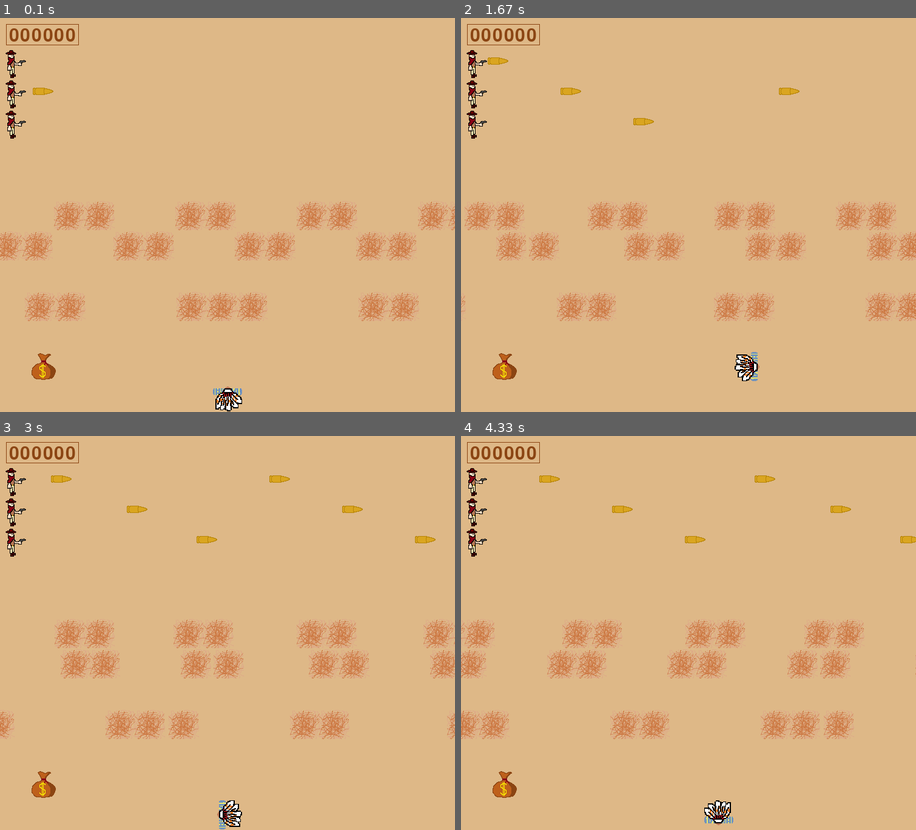
Above: before the commit, frames 1-4 (two rows, left to right).
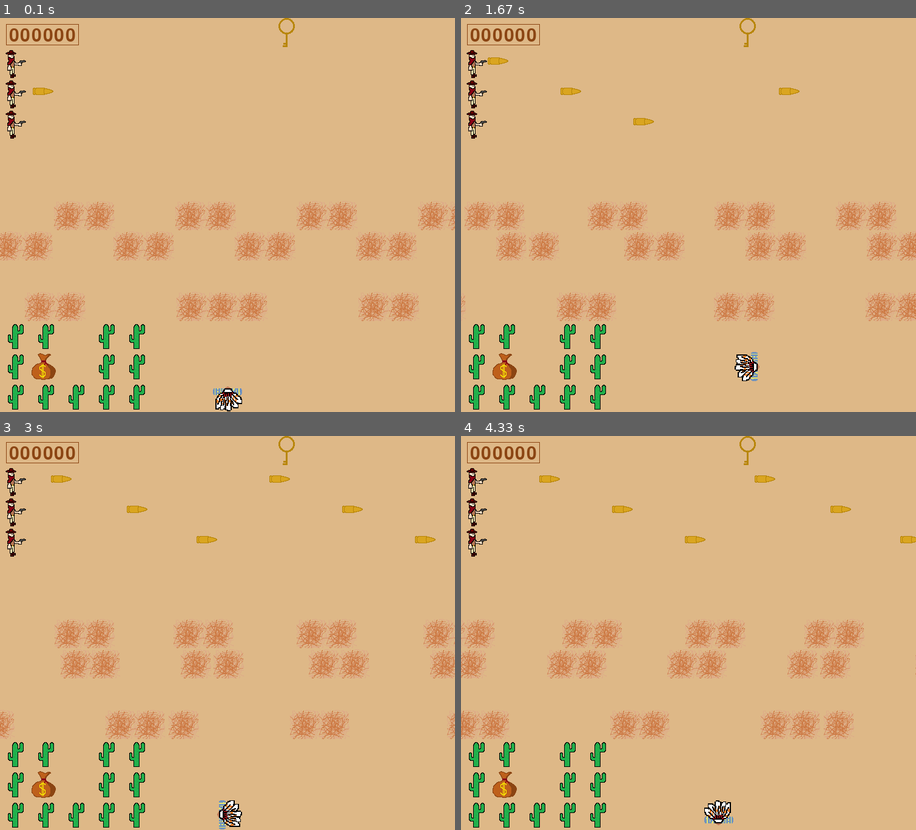
Above: after the commit, the same moments.

Repository: AZEN-SGG/PyGameProject
Game: pygame game, started from MainProgramm.py
Same seed, same stepped clock (60 frames per second), same inputs: the game is played once before the commit and once after it.
Inputs:
- Up to frame 1 (0.1 s): no input
- Up to frame 2 (1.67 s): hold Right 0.33-0.8 s; hold Up 0.83-1.13 s; hold Right 1.17-1.63 s
- Up to frame 3 (3 s): hold Left 1.67-2.2 s; hold Down 2.23-2.53 s; hold Left 2.57-2.97 s
- Up to frame 4 (4.33 s): hold Up 3-3.37 s; hold Right 3.4-4.03 s; hold Down from 4.07 s (still down)

The runs differ from the first frame. In frame 1, 1.5% of the frame differs, in the area x 1-65%, y 0-100%; in frame 2, 1.5%; in frame 3, 1.5%; in frame 4, 1.5%.

Commit message:
Полностью реализовал класс Ключ (Key) Изменил класс Очки (Point)
Теперь при создании объекта очки - можно указать ключ который его включает
Пока не соберёшь ключ деньги не появятся

Создал класс препятствие, но не доделал
Персонаж может в них входить и сразу умирает

Нарисовал ключ, кактус и колючий куст

Diff:
--- a/MainProgramm.py
+++ b/MainProgramm.py
@@ -62,7 +62,10 @@
             sprites[sprite].hide = False
             score.points = '000000'
 
-        if sprites[sprite].type == 'Bullet':  # Пулька
+        elif sprites[sprite].type == 'Key':
+            sprites[sprite].hide = False
+
+        elif sprites[sprite].type == 'Bullet':  # Пулька
             sprites[sprite].delay = sprites[sprite].INITIAL_DELAY
             sprites[sprite].image = white_image
             sprites[sprite].image.set_colorkey('white')
@@ -149,6 +152,9 @@
 
         else:
             self.rect.x -= 50
+
+    def go_into_bush(self):
+        pass
 
 
 class Enemy(pygame.sprite.Sprite):  # Основной класс для врагов
@@ -317,24 +323,44 @@
 class Point(pygame.sprite.Sprite):  # Класс очков которые если взять то оно зачислется
     # При создании объекта класса надо задать координаты, сколько даёт денег,
     # Есть ли ключ (Если да, то указать ключ) и уровень
-    def __init__(self, x, y, money: int = 100, HAVE_KEY=False, level: int = 1):
+    def __init__(self, x, y, money: int = 100, have_key=False, status: int = 1):
         pygame.sprite.Sprite.__init__(self)
-        self.HAVE_KEY = HAVE_KEY
-        self.level = level
+        self.have_key = have_key
         self.hide = False  # Переменная отвечает за показывание картинки
         self.COORDINATS = (x - 25, y - 25)
         self.type = 'Point'  # Задаёт класс
         self.money: int = money
-        self.status = 1
-
-        if level == 1:
-            self.image = point_image
-            self.image.set_colorkey('white')
+        self.status = status
+
+        if self.have_key is not False:
+            self.image = white_image
+            self.image.set_colorkey('white')
+
+        else:
+            if status == 1:
+                self.image = point_image
+                self.image.set_colorkey('white')
+
+            else:
+                self.image = white_image
+                self.image.set_colorkey('white')
 
         self.rect = self.image.get_rect()
         self.rect.center = x, y
 
     def update(self):
+        if self.have_key is not False:
+            if self.have_key.hide:
+                self.reaction()
+
+            else:
+                self.image = white_image
+                self.image.set_colorkey('white')
+
+        else:
+            self.reaction()
+
+    def reaction(self):
         if pygame.sprite.collide_mask(self, player):
             get_point(self, self.money)
 
@@ -370,35 +396,65 @@
 
 class Key(pygame.sprite.Sprite):
     # При создании объекта класса надо задать координаты, а также есть возможность выбрать уровень
-    def __init__(self, x, y, money: int = 100, level: int = 1):
+    def __init__(self, x, y, status: int = 1):
         pygame.sprite.Sprite.__init__(self)
-        self.level = level
         self.hide = False  # Переменная отвечает за показывание картинки
         self.COORDINATS = (x - 25, y - 25)
-        self.type = 'Point'  # Задаёт класс
-        self.money: int = money
-
-        if level == 1:
-            self.image = point_image
+        self.type = 'Key'  # Задаёт класс
+        self.status = status
+
+        if status == 1:
+            self.image = key_image
             self.image.set_colorkey('white')
 
         self.rect = self.image.get_rect()
         self.rect.center = x, y
 
     def update(self):
+        if not self.hide:
+            if self.image == white_image:
+                if self.status == 1:
+                    self.image = key_image
+                    self.image.set_colorkey('white')
+
+            if pygame.sprite.collide_mask(self, player):
+                self.bring_key()
+
+    def bring_key(self):
+        self.hide = True
+
+        self.image = white_image
+        self.image.set_colorkey('white')
+
+
+class Hedge(pygame.sprite.Sprite):
+    # Класс переграда
+    # При создании объекта класса надо указать координаты и статус
+    # Статус - Картинка объекта
+    def __init__(self, x, y, status: int = 1):
+        pygame.sprite.Sprite.__init__(self)
+        self.status = status
+        self.COORDINATS = (x - 25, y - 25)
+        self.type = 'Hedge'  # Задаёт класс
+
+        if self.status == 1:
+            self.image = cactus_image
+            self.image.set_colorkey('white')
+
+        else:
+            self.image = thorny_bush_image
+            self.image.set_colorkey('white')
+
+        self.rect = self.image.get_rect()
+        self.rect.center = x, y
+
+    def update(self):
         if pygame.sprite.collide_mask(self, player):
-            get_point(self, self.money)
-
-        if self.hide:  # Если равен правде, то деньги не будут показываться
-            self.image = white_image
-            self.image.set_colorkey('white')
-
-        else:
-            self.image = point_image
-            self.image.set_colorkey('white')
-
-
-# Создаем игру и окно
+            faced()
+
+    # Создаем игру и окно
+
+
 pygame.init()
 pygame.mixer.init()
 pygame.display.set_caption("Adventure experience")
@@ -428,6 +484,9 @@
 
 right_robber_image = pygame.image.load(os.path.join(data_folder, 'right_robber.png')).convert()
 left_robber_image = pygame.image.load(os.path.join(data_folder, 'left_robber.png')).convert()
+
+cactus_image = pygame.image.load(os.path.join(data_folder, 'cactus.png')).convert()
+thorny_bush_image = pygame.image.load(os.path.join(data_folder, 'thorny_bush.png')).convert()
 
 # Создаю восемь объектов класса перекати поел которые средние
 first_tumbleweed = Tumbleweed(0, 375, 'Right', 6)
@@ -466,9 +525,13 @@
 # Создаю объект класса медведь
 # bear = Bear(0, HEIGHT - 375, 'Right') Пока медведь нам не нужен
 
+key_image = pygame.image.load(os.path.join(data_folder, 'key.png')).convert()
+key = Key(475, 25)
+
 point_image = pygame.image.load(os.path.join(data_folder, 'point.png')).convert()
 white_image = pygame.image.load(os.path.join(data_folder, 'white.png')).convert()  # Белое изображение нужно для очков
 point = Point(75, 575, 500)
+high_point = Point(675, 175, 1000, key)
 
 # Создаю пули
 first_first_bullet = Bullet(50, 125, (50, 125), 0, 'Right', 10)
@@ -483,6 +546,19 @@
 first_robber = Robber(25, 125, 'Right')
 second_robber = Robber(25, 175, 'Right')
 third_robber = Robber(25, 75, 'Right')
+
+first_cactus = Hedge(25, 525, 1)
+second_cactus = Hedge(25, 575, 1)
+third_cactus = Hedge(25, 625, 1)
+fourth_cactus = Hedge(75, 525, 1)
+fifth_cactus = Hedge(75, 625, 1)
+sixth_cactus = Hedge(125, 625, 1)
+seventh_cactus = Hedge(175, 525, 1)
+eighth_cactus = Hedge(175, 575, 1)
+ninth_cactus = Hedge(175, 625, 1)
+tenth_cactus = Hedge(225, 525, 1)
+eleventh_cactus = Hedge(225, 575, 1)
+twelvth_cactus = Hedge(225, 625, 1)
 
 add_sprite(player)
 add_sprite(first_tumbleweed)
@@ -511,7 +587,9 @@
 add_sprite(third_sixth_tumbleweed)
 add_sprite(third_seventh_tumbleweed)
 
+add_sprite(key)
 add_sprite(point)
+add_sprite(high_point)
 
 add_sprite(first_first_bullet)
 add_sprite(first_second_bullet)
@@ -525,6 +603,19 @@
 add_sprite(first_robber)
 add_sprite(second_robber)
 add_sprite(third_robber)
+
+add_sprite(first_cactus)
+add_sprite(second_cactus)
+add_sprite(third_cactus)
+add_sprite(fourth_cactus)
+add_sprite(fifth_cactus)
+add_sprite(sixth_cactus)
+add_sprite(seventh_cactus)
+add_sprite(eighth_cactus)
+add_sprite(ninth_cactus)
+add_sprite(tenth_cactus)
+add_sprite(eleventh_cactus)
+add_sprite(twelvth_cactus)
 
 # Цикл игры
 running = True
Binary file added: data/cactus.png
Binary file added: data/key.png
Binary file added: data/thorny_bush.png
